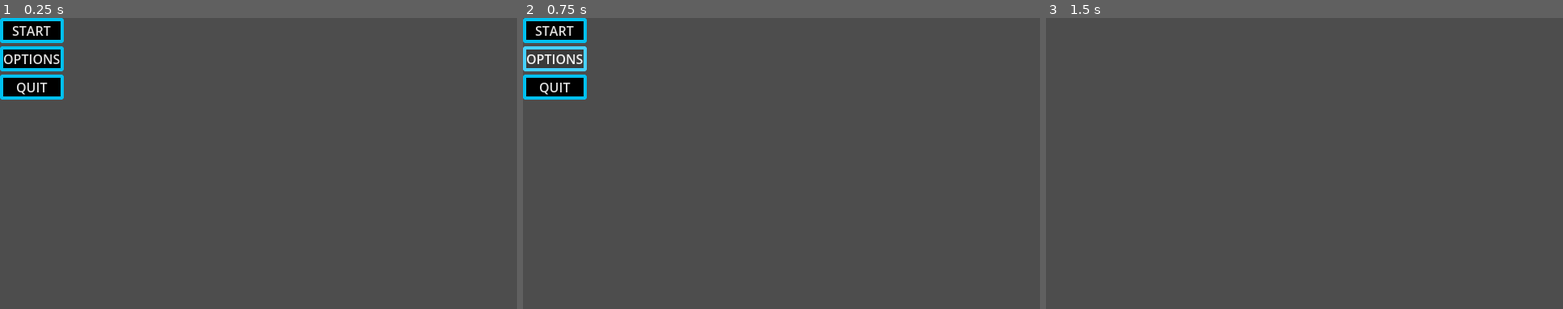
Above: before the commit, frames 1-3 (left to right).
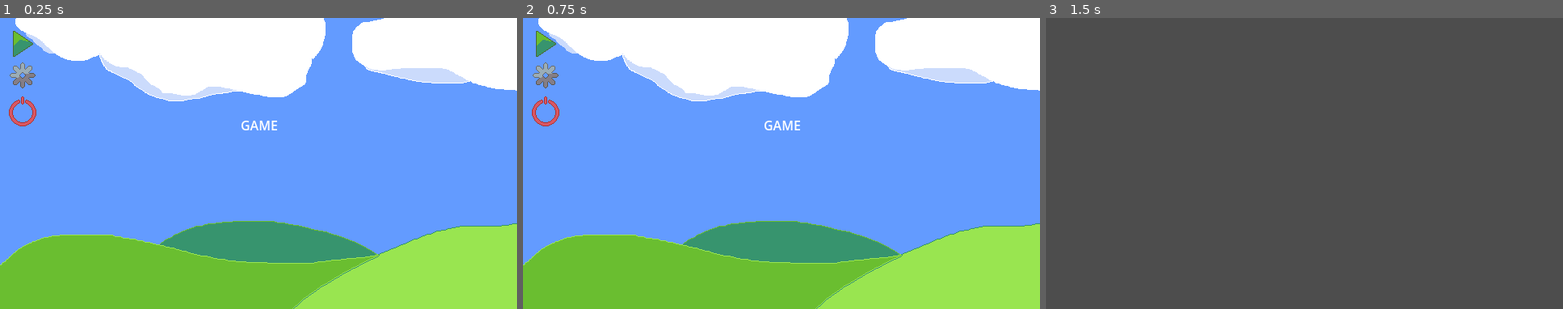
Above: after the commit, the same moments.

Repository: Arnur1406/GWJ99
Game: Godot game, scene res://Scenes/menu_scene.tscn
The game is run twice, just before and just after one commit, with the same random seed, the same clock (stepped at 60 frames per second) and the same inputs.
Inputs (mouse positions are in pixels of both pictures, inside the frame that each line leads up to):
- Up to frame 1 (0.25 s): no input
- Up to frame 2 (0.75 s): click (554, 58) at 0.5 s, where only the run before the commit has a clickable "OPTIONS"
- Up to frame 3 (1.5 s): click (1077, 29) at 1.25 s, where only the run before the commit has a clickable "START"

The runs differ from the first frame. In frame 1, 100% of the frame differs, in the area x 0-100%, y 0-100%; in frame 2, 100%; in frame 3, nothing differs.

Commit message:
added menu sprites(unfinished)

Diff:
--- a/Scenes/menu_scene.tscn
+++ b/Scenes/menu_scene.tscn
@@ -1,6 +1,10 @@
 [gd_scene format=3 uid="uid://durwbcfe48cva"]
 
 [ext_resource type="Script" uid="uid://c7ap5fcswnayt" path="res://Scripts/button_controller.gd" id="1_1opiu"]
+[ext_resource type="Texture2D" uid="uid://tlnhatqjaeck" path="res://Assets/Sprites/gwj99testBackground.png" id="2_i2hkk"]
+[ext_resource type="Texture2D" uid="uid://gfvwqs2i2e2y" path="res://Assets/Sprites/gwj99testStartButton.png" id="3_kcfjh"]
+[ext_resource type="Texture2D" uid="uid://bmhfnq3tv8qoj" path="res://Assets/Sprites/gwj99testSettingsButton.png" id="4_yvq3c"]
+[ext_resource type="Texture2D" uid="uid://b3eb0mcwm6tsi" path="res://Assets/Sprites/QuitButton.png" id="5_jjc8c"]
 
 [sub_resource type="StyleBoxFlat" id="StyleBoxFlat_1515m"]
 bg_color = Color(0, 0, 0, 1)
@@ -52,32 +56,67 @@
 grow_vertical = 2
 script = ExtResource("1_1opiu")
 
-[node name="VButtonContainer" type="VBoxContainer" parent="ButtonController" unique_id=2067430139]
-layout_mode = 1
-offset_right = 79.0
-offset_bottom = 101.0
-
-[node name="StartButton" type="Button" parent="ButtonController/VButtonContainer" unique_id=1545039198]
-layout_mode = 2
-theme_override_styles/normal = SubResource("StyleBoxFlat_1515m")
-theme_override_styles/pressed = SubResource("StyleBoxFlat_00c8u")
-theme_override_styles/hover = SubResource("StyleBoxFlat_1opiu")
+[node name="StartButton" type="Button" parent="ButtonController" unique_id=1545039198]
+modulate = Color(1, 1, 1, 0)
+layout_mode = 0
+offset_left = 10.0
+offset_top = 14.0
+offset_right = 89.0
+offset_bottom = 45.0
+scale = Vector2(0.4626136, 1.1484282)
 text = "START"
 
-[node name="OptionsButton" type="Button" parent="ButtonController/VButtonContainer" unique_id=938024442]
-layout_mode = 2
+[node name="OptionsButton" type="Button" parent="ButtonController" unique_id=938024442]
+modulate = Color(1, 1, 1, 0)
+layout_mode = 0
+offset_left = 10.000001
+offset_top = 55.000004
+offset_right = 89.0
+offset_bottom = 86.0
+scale = Vector2(0.47999996, 1.08)
 theme_override_styles/normal = SubResource("StyleBoxFlat_1515m")
 theme_override_styles/pressed = SubResource("StyleBoxFlat_00c8u")
 theme_override_styles/hover = SubResource("StyleBoxFlat_1opiu")
 text = "OPTIONS"
 
-[node name="QuitButton" type="Button" parent="ButtonController/VButtonContainer" unique_id=2125424894]
-layout_mode = 2
+[node name="QuitButton" type="Button" parent="ButtonController" unique_id=2125424894]
+modulate = Color(1, 1, 1, 0)
+layout_mode = 0
+offset_left = 7.0
+offset_top = 97.0
+offset_right = 86.0
+offset_bottom = 128.0
+scale = Vector2(0.52000016, 1.3199999)
 theme_override_styles/normal = SubResource("StyleBoxFlat_1515m")
 theme_override_styles/pressed = SubResource("StyleBoxFlat_00c8u")
 theme_override_styles/hover = SubResource("StyleBoxFlat_1opiu")
 text = "QUIT"
 
-[connection signal="pressed" from="ButtonController/VButtonContainer/StartButton" to="ButtonController" method="_on_start_button_pressed"]
-[connection signal="pressed" from="ButtonController/VButtonContainer/OptionsButton" to="ButtonController" method="_on_options_button_pressed"]
-[connection signal="pressed" from="ButtonController/VButtonContainer/QuitButton" to="ButtonController" method="_on_quit_button_pressed"]
+[node name="Visual" type="Node" parent="." unique_id=992628791]
+
+[node name="Background" type="Sprite2D" parent="Visual" unique_id=660123544]
+position = Vector2(320, 180)
+texture = ExtResource("2_i2hkk")
+
+[node name="StartButton" type="Sprite2D" parent="Visual" unique_id=1715351143]
+position = Vector2(320, 180)
+texture = ExtResource("3_kcfjh")
+
+[node name="SettingsButton" type="Sprite2D" parent="Visual" unique_id=469863441]
+position = Vector2(320, 180)
+texture = ExtResource("4_yvq3c")
+
+[node name="QuitButton" type="Sprite2D" parent="Visual" unique_id=1553778328]
+position = Vector2(320, 180)
+texture = ExtResource("5_jjc8c")
+
+[node name="Label" type="Label" parent="Visual" unique_id=1120273921]
+offset_left = 298.0
+offset_top = 121.0
+offset_right = 344.0
+offset_bottom = 144.0
+text = "GAME"
+
+[connection signal="pressed" from="ButtonController/StartButton" to="ButtonController" method="_on_start_button_pressed"]
+[connection signal="pressed" from="ButtonController/OptionsButton" to="ButtonController" method="_on_options_button_pressed"]
+[connection signal="pressed" from="ButtonController/QuitButton" to="ButtonController" method="_on_quit_button_pressed"]
Binary file added: Assets/Sprites/QuitButton.png
Not shown, added: Assets/Sprites/QuitButton.png.import
Binary file added: Assets/Sprites/gwj99testBackground.png
Not shown, added: Assets/Sprites/gwj99testBackground.png.import
Binary file added: Assets/Sprites/gwj99testSettingsButton.png
Not shown, added: Assets/Sprites/gwj99testSettingsButton.png.import
Binary file added: Assets/Sprites/gwj99testStartButton.png
Not shown, added: Assets/Sprites/gwj99testStartButton.png.import
